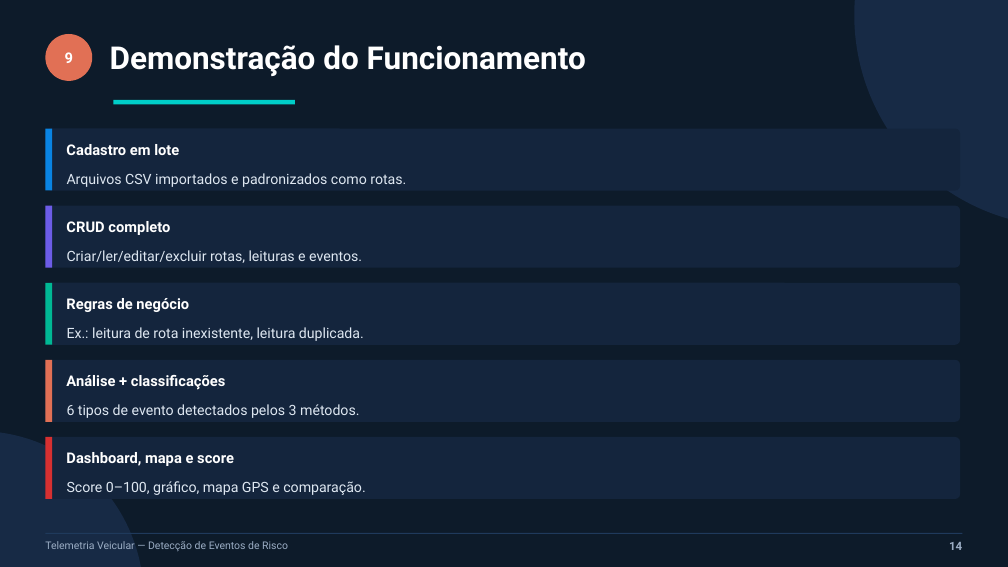
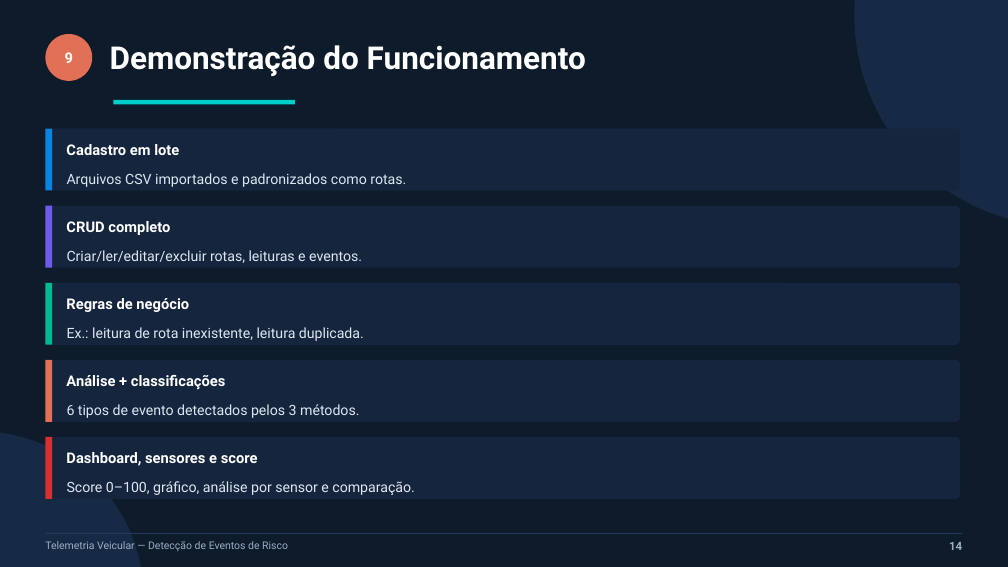
Before and after one commit to joaomauricio22/sensores-iot, a slide deck: slide 14 of apresentacao/slides_pav.pptx. Drawn at 1008x567 pixels with LibreOffice and Linux fonts; fonts in the diff are those of the drawing. Boxes give left, top, right and bottom in pixels: in the first picture for what was removed or moved away, otherwise in the second. Text is boxed around its words. In the diff, an @@ line names an element or a change of style, - is before the commit and + after.

Commit message:
Regenerar slides e capturas com a nova aba Sensores

```diff
--- a/apresentacao/slides_pav.pptx
+++ b/apresentacao/slides_pav.pptx
@@ text at [66, 452, 258, 466]: text changed @@
-Dashboard, mapa e score
+Dashboard, sensores e score
@@ text at [67, 481, 414, 495]: text changed @@
-Score 0–100, gráfico, mapa GPS e comparação.
+Score 0–100, gráfico, análise por sensor e comparação.
```
Also in this commit, not shown: 3 other slides changed, 8 other files.
